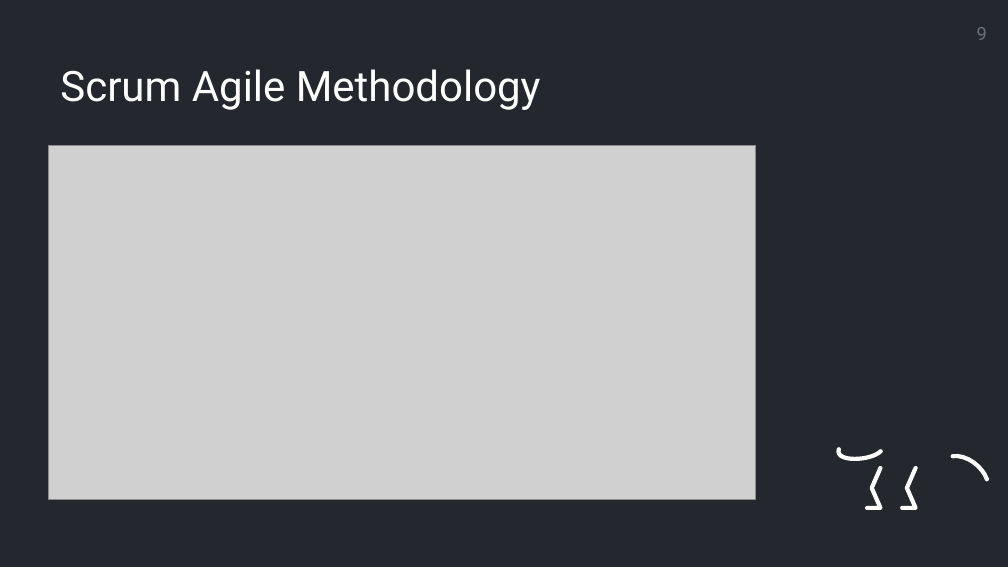
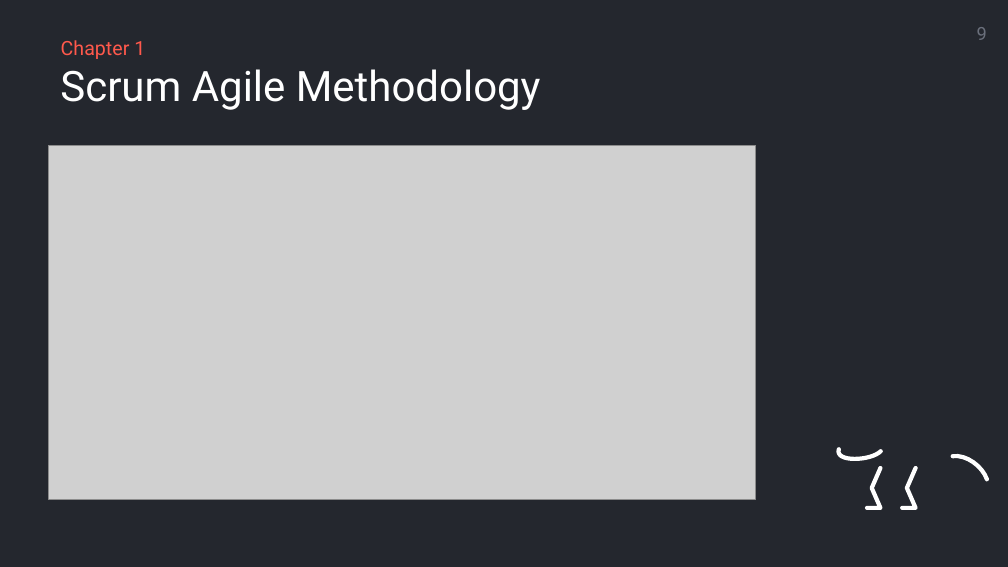
Before and after one commit to mrklglsn/CAPSTONE-FILES, a slide deck: slide 9 of Capstone Final/Presentation - No Diagram.pptx. Drawn at 1008x567 pixels with LibreOffice and Linux fonts; fonts in the diff are those of the drawing; grey boxes stand for pictures; background and template pictures are left out. Boxes give left, top, right and bottom in pixels: in the first picture for what was removed or moved away, otherwise in the second. Text is boxed around its words. In the diff, an @@ line names an element or a change of style, - is before the commit and + after.

```diff
--- a/Capstone Final/Presentation - No Diagram.pptx
+++ b/Capstone Final/Presentation - No Diagram.pptx
@@ text added at bbox=[61, 40, 145, 59], 14 pt, text #FF594C @@
+Chapter 1
```
Also in this commit, not shown: 1 other slide changed, 1 other file.
